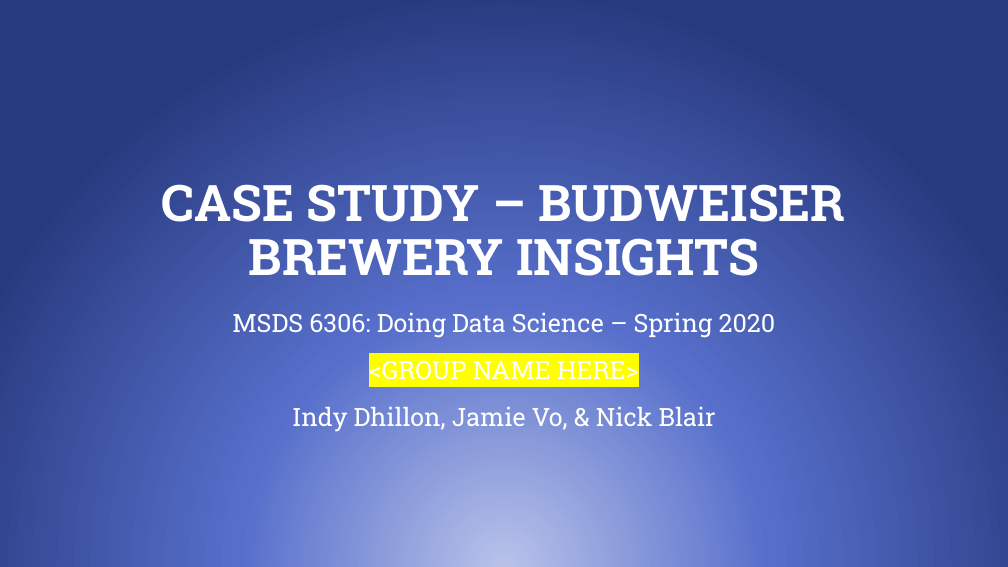
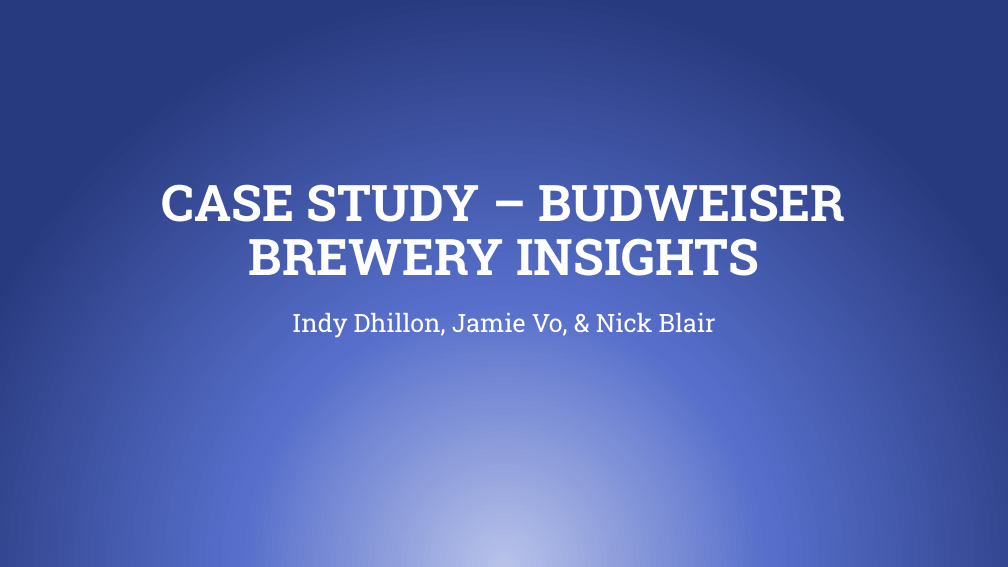
Before and after one commit to IndyD/MSDS-6306-case-study-1, a slide deck: slide 1 of Case Study – Budweiser Brewery Insights.pptx. Drawn at 1008x567 pixels with LibreOffice and Linux fonts; fonts in the diff are those of the drawing. Boxes give left, top, right and bottom in pixels: in the first picture for what was removed or moved away, otherwise in the second. Text is boxed around its words. In the diff, an @@ line names an element or a change of style, - is before the commit and + after.

```diff
--- a/Case Study – Budweiser Brewery Insights.pptx
+++ b/Case Study – Budweiser Brewery Insights.pptx
@@ subtitle at (232,313,776,380): paragraphs removed @@
-MSDS 6306: Doing Data Science – Spring 2020
-<GROUP NAME HERE>
```
Also in this commit, not shown: 4 other slides changed, 5 slides added, 1 slide removed.
